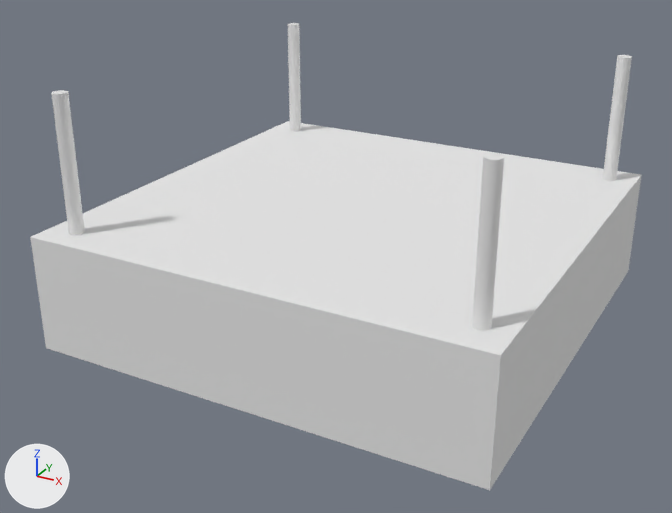
One commit to the Blender file blender/ring.blend: the scene before it, then after it.
The view is the same before and after, from a 50 mm lens placed at (96.6, -189.1, 72.1), pointed at (-2.8, -8.2, -18.3). The lights are fixed; the arrows at lower left show +X, +Y and +Z.
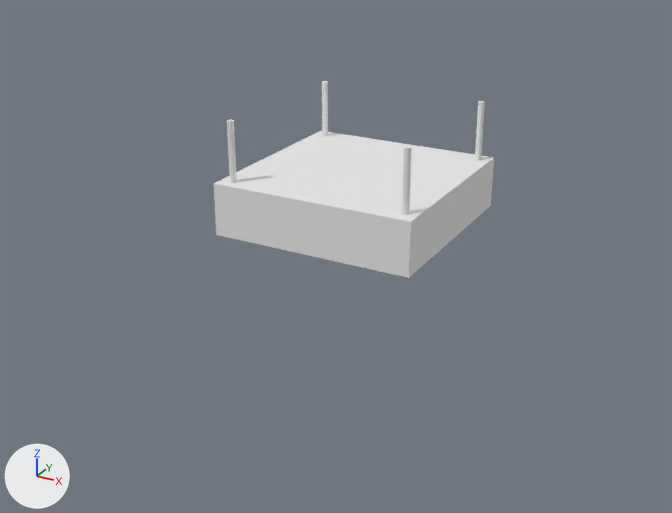
The change, as a list of edits to the scene's bpy script:
```text
Change me_cylinder:
    where me_cylinder.from_pydata(...)  # 64 vertices, 34 faces; spans x -1.0..1.0, y -1.0..1.0, z -1.0..1.0
    used by ob_cylinder; location = (47.9, -46.0, -1.9); scale = (1.73, 1.73, 26.9)
    me_cylinder part 1: a new loose piece, a box spanning x -59.16..3.81, y -4.89..58.08, z -1.22..-0.18, in mat_material (white #e7e7e7)
    me_cylinder part 2: a new loose piece, a 32-sided cylinder along z spanning x -1.0..1.0, y 52.77..54.77, z -1.0..1.0, in mat_material (white #e7e7e7)
    me_cylinder part 3: a new loose piece, a 32-sided cylinder along z spanning x -56.03..-54.03, y 52.77..54.77, z -1.0..1.0, in mat_material (white #e7e7e7)
    me_cylinder part 4: a new loose piece, a 32-sided cylinder along z spanning x -56.03..-54.03, y -1.89..0.11, z -1.0..1.0, in mat_material (white #e7e7e7)
    add me_cylinder.materials.append(mat_material)  # white #e7e7e7
Change ob_cylinder:
    ob_cylinder.location: (47.9, -46.0, -1.9) -> (17.7, -13.9, 0.9)
    ob_cylinder.scale: (1.73, 1.73, 26.9) -> (0.822, 0.822, 12.8)
Remove ob_cube:
    ob_cube = bpy.data.objects.new('Cube', me_cube)
    ob_cube.location = (0.0, 0.0, -20.8)
    ob_cube.scale = (-54.5, -54.5, -14.0)
Remove ob_cylinder_001:
    ob_cylinder_001 = bpy.data.objects.new('Cylinder.001', me_cylinder_001)
    ob_cylinder_001.location = (47.9, 47.1, -1.9)
    ob_cylinder_001.scale = (1.73, 1.73, 26.9)
Remove ob_cylinder_002:
    ob_cylinder_002 = bpy.data.objects.new('Cylinder.002', me_cylinder_002)
    ob_cylinder_002.location = (-47.4, 47.1, -1.9)
    ob_cylinder_002.scale = (1.73, 1.73, 26.9)
Remove ob_cylinder_003:
    ob_cylinder_003 = bpy.data.objects.new('Cylinder.003', me_cylinder_003)
    ob_cylinder_003.location = (-47.4, -47.6, -1.9)
    ob_cylinder_003.scale = (1.73, 1.73, 26.9)
```

Pixel boxes [x1, y1, x2, y2] of what changed, in the pictures (672 x 513 px):
'Cube', deleted
    before: [30, 121, 642, 490]
'Cylinder', reshaped, moved, rescaled
    before: [472, 154, 504, 331]
    after: [214, 81, 494, 278]
'Cylinder.003', deleted
    before: [51, 90, 85, 235]
'Cylinder.001', deleted
    before: [603, 55, 632, 181]
'Cylinder.002', deleted
    before: [288, 23, 301, 131]
part 1 of me_cylinder, added
    after: [214, 131, 494, 278]
part 2 of me_cylinder, added
    after: [475, 101, 485, 160]
part 3 of me_cylinder, added
    after: [322, 81, 328, 136]
part 4 of me_cylinder, added
    after: [227, 120, 237, 183]
